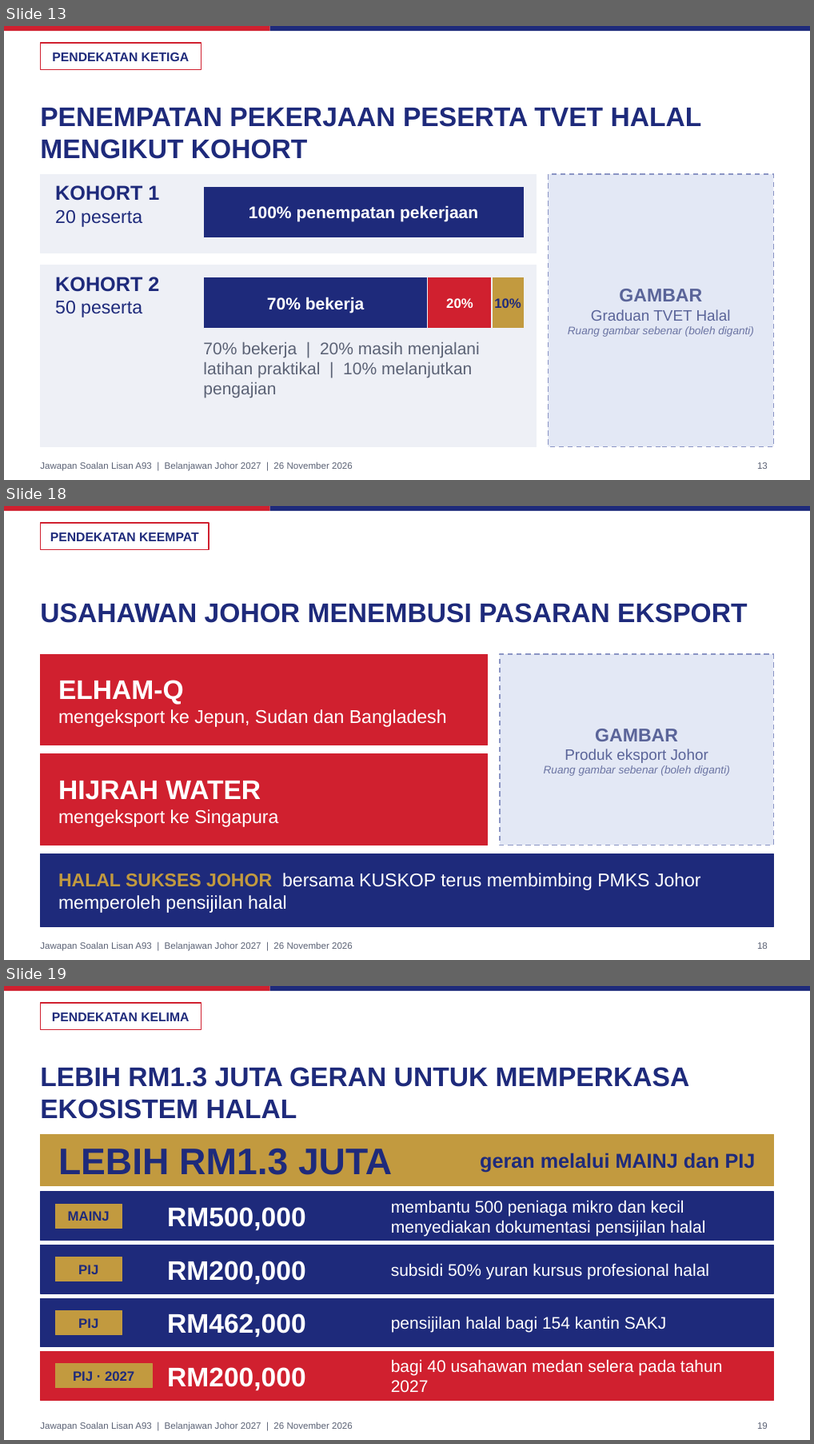
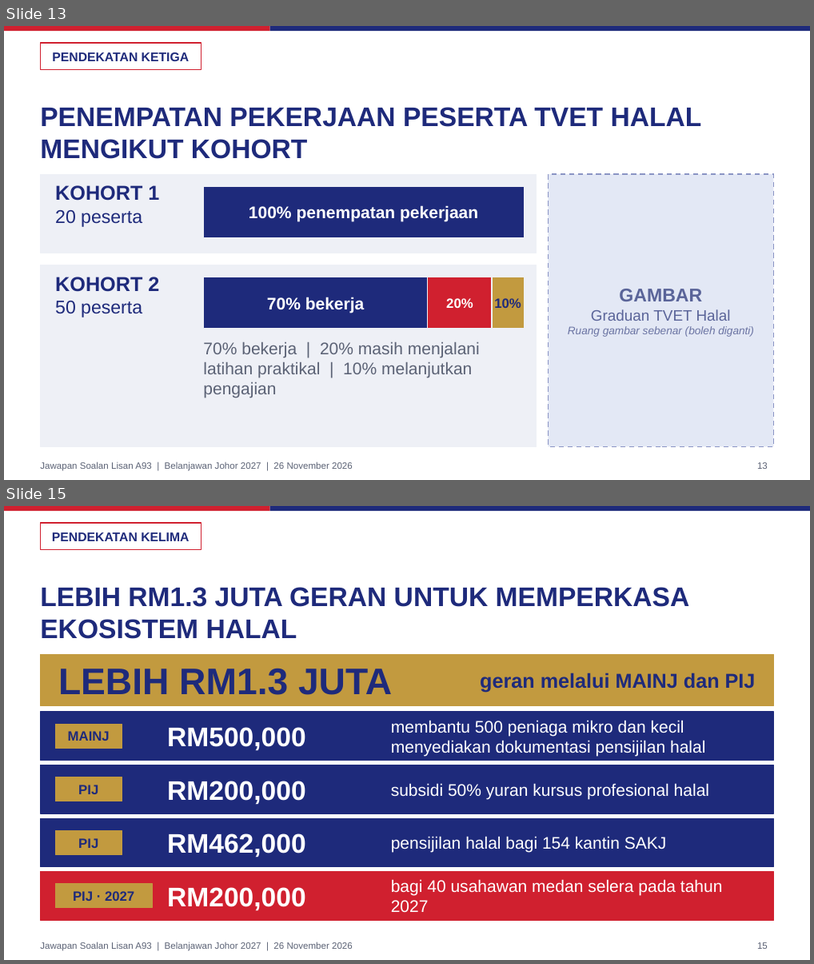
Before and after one commit to nawaljoe/Nawal, a slide deck: slides/A93_Halal_Johor_16x9.pptx. Shown one above the other, each under a label of ours: slides 13, 18 and 19 before the commit, slides 13 and 15 after it; the slides between them are not shown. The pictures are 814x1444 and 814x964 pixels, drawn with LibreOffice and Linux fonts; fonts in the diff are those of the drawing; background and template pictures are left out. Boxes give left, top, right and bottom in pixels: in the first picture for what was removed or moved away, otherwise in the second. Text is boxed around its words. In the diff, an @@ line names an element or a change of style, - is before the commit and + after.

```diff
--- a/slides/A93_Halal_Johor_16x9.pptx
+++ b/slides/A93_Halal_Johor_16x9.pptx
@@ slide 18 removed at (x1=4, y1=506, x2=810, y2=960), background #FFFFFF; not listed: 3 template elements that a slide beside it also shows @@
@@ rectangle removed at (x1=40, y1=523, x2=209, y2=549) @@
@@ text removed at (x1=50, y1=532, x2=199, y2=541) @@
-PENDEKATAN KEEMPAT
@@ title removed at (x1=40, y1=603, x2=747, y2=623) @@
-USAHAWAN JOHOR MENEMBUSI PASARAN EKSPORT
@@ rectangle removed at (x1=40, y1=654, x2=488, y2=745) @@
@@ rectangle removed at (x1=500, y1=654, x2=774, y2=844) @@
@@ text removed at (x1=58, y1=680, x2=447, y2=727) @@
-ELHAM-Q
-mengeksport ke Jepun, Sudan dan Bangladesh
@@ text removed at (x1=544, y1=728, x2=730, y2=776) @@
-GAMBAR
-Produk eksport Johor
-Ruang gambar sebenar (boleh diganti)
@@ rectangle removed at (x1=40, y1=754, x2=488, y2=844) @@
@@ text removed at (x1=58, y1=780, x2=278, y2=827) @@
-HIJRAH WATER
-mengeksport ke Singapura
@@ rectangle removed at (x1=40, y1=854, x2=774, y2=927) @@
@@ text removed at (x1=58, y1=872, x2=702, y2=912) @@
-HALAL SUKSES JOHOR bersama KUSKOP terus membimbing PMKS Johor memperoleh pensijilan halal
@@ page number removed at (x1=758, y1=942, x2=768, y2=948) @@
-18
@@ what was slide 19 is now slide 15 @@
```
Also in this commit, not shown: 1 slide changed, 3 other slides removed, 4 other files.
